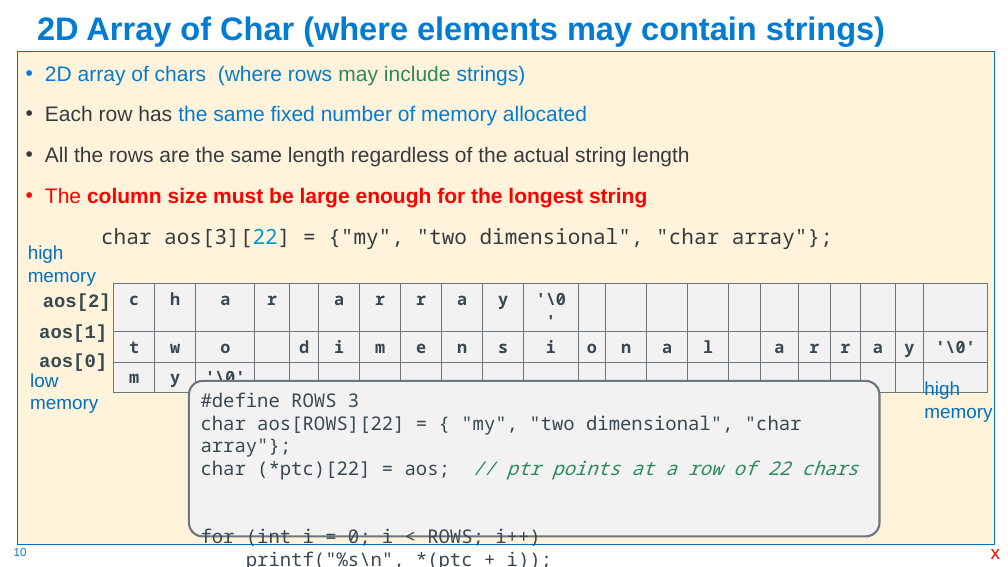
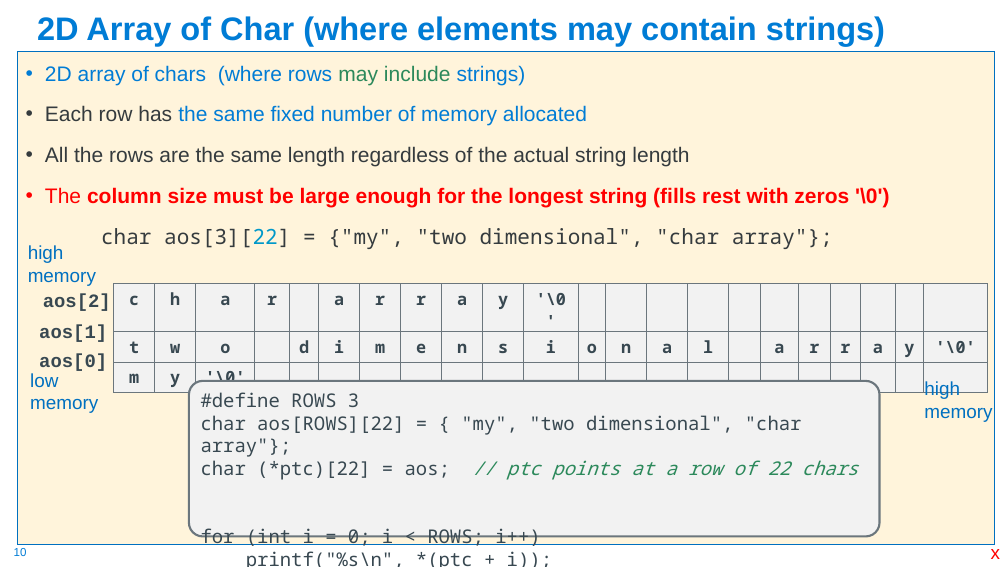
Before and after one commit to cse30-sp24/Muller-Slides, a slide deck: slide 10 of Lecture-8.pptx. Drawn at 1008x567 pixels with LibreOffice and Linux fonts; fonts in the diff are those of the drawing. Boxes give left, top, right and bottom in pixels: in the first picture for what was removed or moved away, otherwise in the second. Text is boxed around its words. In the diff, an @@ line names an element or a change of style, - is before the commit and + after.

```diff
--- a/Lecture-8.pptx
+++ b/Lecture-8.pptx
@@ text at bbox=[45, 187, 889, 207]: text changed @@
-• The column size must be large enough for the longest string
+• The column size must be large enough for the longest string (fills rest with zeros '\0')
@@ text in rounded rectangle at bbox=[201, 460, 859, 480]: text changed @@
-char (*ptc)[22] = aos; // ptr points at a row of 22 chars
+char (*ptc)[22] = aos; // ptc points at a row of 22 chars
```
Also in this commit, not shown: 15 other slides changed, 1 other file.
